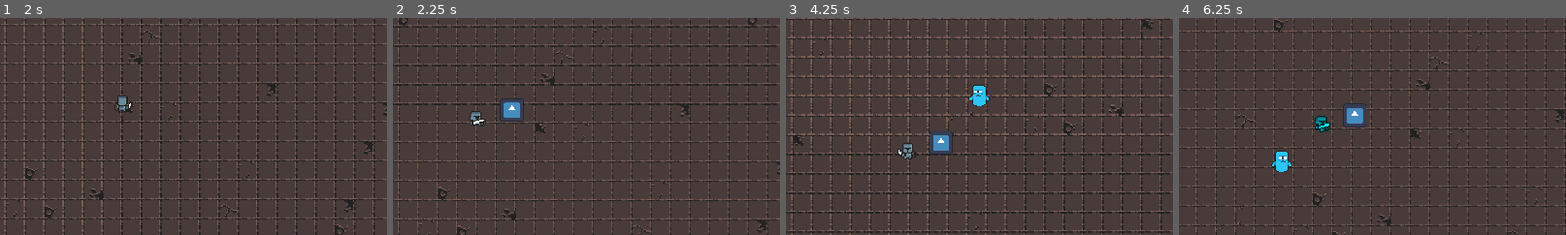
Above: before the commit, frames 1-4 (left to right).
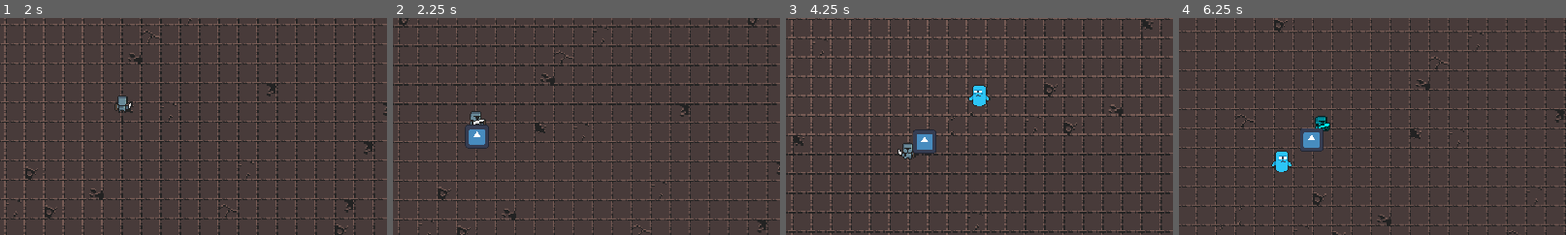
Above: after the commit, the same moments.

Repository: ErikpvDev/Proyecto-intermodular
Game: Godot game, scene res://Scenes/Levels/Level01/level_01.tscn
The game is run twice, just before and just after one commit, with the same random seed, the same clock (stepped at 60 frames per second) and the same inputs. The engine's default icon, where the game draws it, is replaced by a stand-in: a white triangle on a blue panel in a dark square.
Inputs:
- Up to frame 1 (2 s): hold W (up) from 0.53 s (still down); tap Shift (dash) at 0.6, 1.35 s
- Up to frame 2 (2.25 s): release W (up) at 2.03 s; hold A (left) from 2.03 s (still down); tap Shift (dash) at 2.1 s
- Up to frame 3 (4.25 s): tap Shift (dash) at 2.85, 3.6 s; release A (left) at 3.53 s; hold S (down) from 3.53 s (still down)
- Up to frame 4 (6.25 s): release S (down) at 4.28 s; hold D (right) 4.28-5.03 s; tap Shift (dash) at 4.35, 5.1, 5.85 s; hold W (up) 5.03-5.78 s; hold D (right) from 5.78 s (still down)
The pictures show only the part of the screen within x 34-84%, y 25-75%; the shares and areas given below are measured in that part.

Frame 1 is identical in both runs. In frame 2, 0.9% of the frame differs, in the area x 18-34%, y 37-61%; in frame 3, 0.8%; in frame 4, 0.8%.

Commit message:
Dirección de ataque y reorganización
Ahora el ataque va al enemigo más cercano, por ahora solo esta adaptado al ataque melee porque es el único que hay. He quitado una función que no hacía nada. He reorganizado las variables en character.

Diff:
--- a/Scenes/Character/personaje.gd
+++ b/Scenes/Character/personaje.gd
@@ -1,35 +1,35 @@
 extends CharacterBody2D
 
-# EXPORT -------------------------------------------------------------------------------------------------
-#GOLD
-@export var gold_coins : int = 0
-
+#ATTACK
 @export var attack_cooldown: float = 1.0
 @export var damage: int = 10
 
-var enemies_hit_this_attack=[]
-
-#ONREADY -------------------------------------------------------------------------------------------------
-#MOVEMENT
 #EXP/LVL
 @onready var exp_bar: TextureProgressBar = $"../UI/Exp/TextureProgressBar"
 @onready var exp_lvl_text: Label = $"../UI/Exp/Label"
+@onready var experience: Node = $Experience
+
 #GOLD
+@export var gold_coins : int = 0
 @onready var gold_coins_number=$"../UI/Gold/HBoxContainer/Label"
-#HEARTS
+
+#HEARTS/HEALTH
 @onready var health_bar: CanvasLayer = $"../UI/health_bar"
 @onready var heart_object = preload("res://Scenes/Hearts/heart.tscn")
+@onready var health: Node = $Health
 
+#MOVEMENT
 @onready var movement: Node = $Movement
-@onready var health: Node = $Health
-@onready var experience: Node = $Experience
+
+#ENEMIES
+var enemies_hit_this_attack=[]
+@onready var distance_to_closest_enemy
 
 @onready var enemies=[]
+var closest_enemy_direction
 var closest_enemy
-@onready var distance_to_closest_enemy = INF
 
 #VARIABLES------------------------------------------------------------------------------------------------
-
 
 func _ready() -> void:
 	# Gets the health bar initial hearts,appends them to the array and shows them on screen
@@ -72,6 +72,15 @@
 	health.add_max_health(amount)
 	update_heart_display()
 
+func _on_health_health_changed(new_health: Variant) -> void:
+	health.health=new_health
+
+func _on_health_max_health_changed(new_health: Variant, prev_max_health: Variant) -> void:
+	for i in range(new_health-prev_max_health):
+		var heart_temp = heart_object.instantiate()
+		health_bar.get_child(0).add_child(heart_temp)
+	update_heart_display()
+
 func take_damage(amount: int) -> void:
 	if !movement.dashing:
 		health.take_damage(amount)
@@ -85,13 +94,11 @@
 	if movement.dashing:
 		$AnimatedSprite2D.play("Dash")
 	else:
-
 		if velocity.x != 0:
 			if velocity.x > 0:
 				$AnimatedSprite2D.play("Walk_right")
 			else:
 				$AnimatedSprite2D.play("Walk_left")
-
 		else:
 			if velocity.y != 0:
 				if velocity.y > 0:
@@ -101,30 +108,20 @@
 			else:
 				$AnimatedSprite2D.play("Idle")
 
-func _on_health_health_changed(new_health: Variant) -> void:
-	health.health=new_health
-
-func _on_health_max_health_changed(new_health: Variant, prev_max_health: Variant) -> void:
-	for i in range(new_health-prev_max_health):
-		var heart_temp = heart_object.instantiate()
-		health_bar.get_child(0).add_child(heart_temp)
-	update_heart_display()
-
 func _on_area_2d_body_entered(_body: Node2D) -> void:
 	take_damage(1)
 
-func _on_experience_level_up(lvl: Variant) -> void:
-		experience.experience-=experience.exp_needed_lvl
-		exp_lvl_text.text="lvl: "+str(experience.lvl)
-
 func attack():
+	distance_to_closest_enemy = INF
 	for i in enemies:
 		if position.distance_to(i.position)<distance_to_closest_enemy:
 			closest_enemy = i
-	#print(position.direction_to(closest_enemy.position))
-	#$AttackArea/Sprite2D.position=position.direction_to(closest_enemy.position)
-	#$AttackArea/CollisionShape2D.position=position.direction_to(closest_enemy.position)
-	enemies_hit_this_attack.clear()
+			distance_to_closest_enemy = position.distance_to(i.position)
+	if !enemies.is_empty():
+		closest_enemy_direction = Vector2(closest_enemy.position-position).normalized()
+		enemies_hit_this_attack.clear()
+		$AttackArea/Sprite2D.position = Vector2(16,16)*closest_enemy_direction
+		$AttackArea/CollisionShape2D.position = Vector2(16,16)*closest_enemy_direction
 	$AttackArea/Sprite2D.visible=true
 	$AttackArea/CollisionShape2D.disabled=false
 
--- a/Scenes/Enemies/enemigo.gd
+++ b/Scenes/Enemies/enemigo.gd
@@ -5,7 +5,7 @@
 @onready var target = $"../../Character"
 @onready var health: Node = $Health
 @onready var exp_drop_scene = preload("res://Scenes/Exp_drop/Exp_drop.tscn")
-var exp_value = 10
+var exp_value = 100
 
 func animation():
 	if velocity.x>0:
@@ -21,14 +21,11 @@
 	exp_drop.exp_amount=exp_value
 	get_parent().call_deferred("add_child",exp_drop)
 
-
-
 func die():
 	drop_exp()
 	queue_free()
 
 func take_damage(amount:int):
-	print(health.health)
 	health.take_damage(amount)
 	if health.health<=0:
 		die()
Not shown, added: Observaciones.txt
